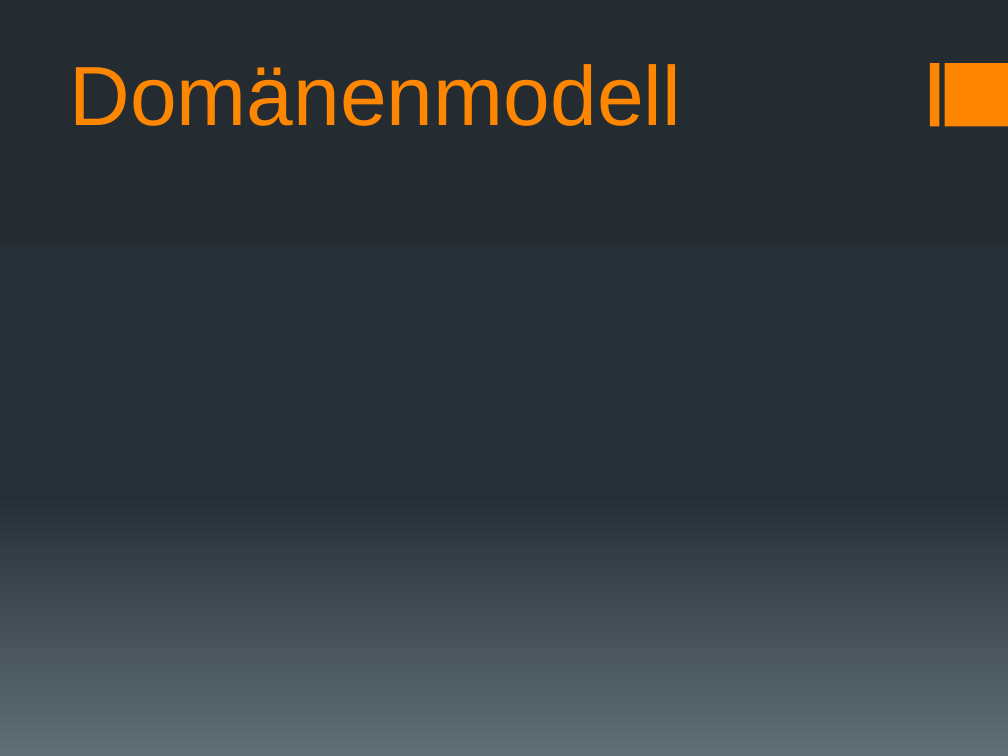
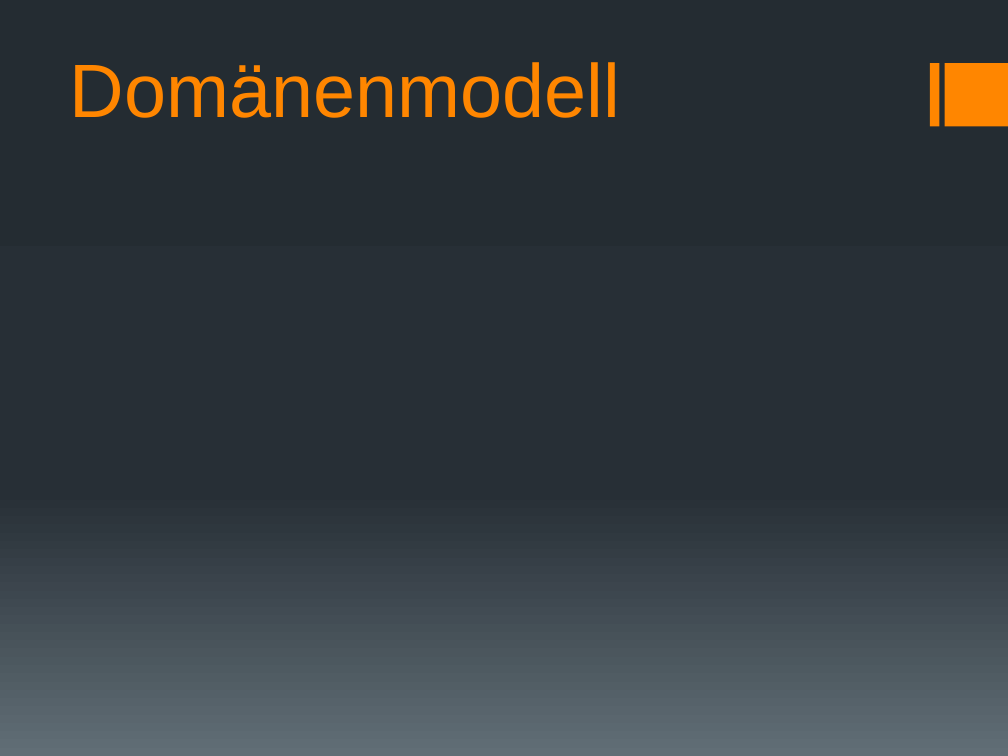
Before and after one commit to docker-apps/Docker, a slide deck: slide 3 of Documents/Analyse/Analyse_Präsentation_v1.pptx. Drawn at 1008x756 pixels with LibreOffice and Linux fonts; fonts in the diff are those of the drawing. Boxes give left, top, right and bottom in pixels: in the first picture for what was removed or moved away, otherwise in the second. Text is boxed around its words. In the diff, an @@ line names an element or a change of style, - is before the commit and + after.

```diff
--- a/Documents/Analyse/Analyse_Präsentation_v1.pptx
+++ b/Documents/Analyse/Analyse_Präsentation_v1.pptx
@@ title "Domänenmodell" at (69,62,619,118): size 60 to 54 pt @@
```
Also in this commit, not shown: 1 other slide changed, 6 slides added, 2 slides removed.
